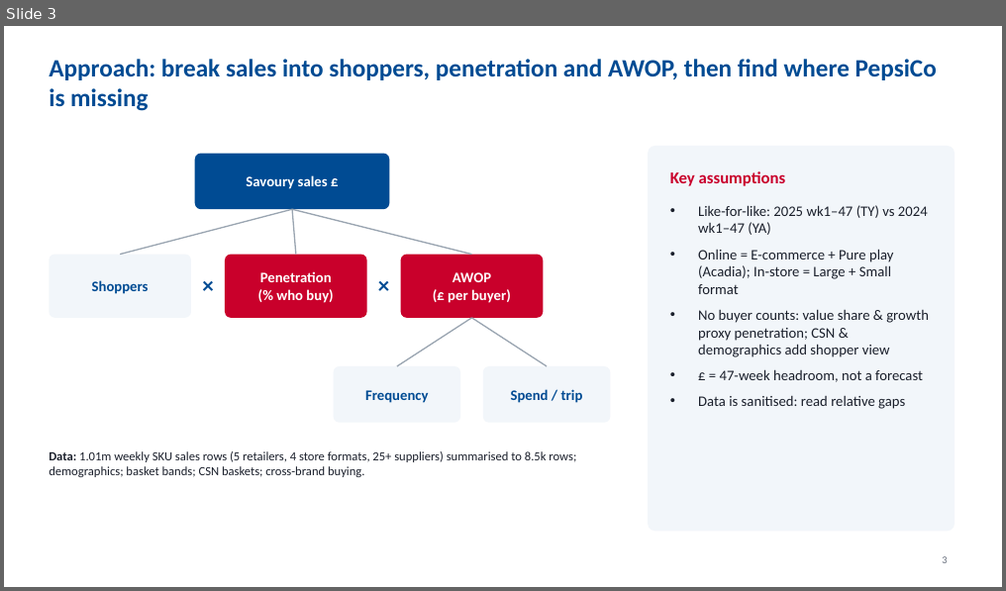
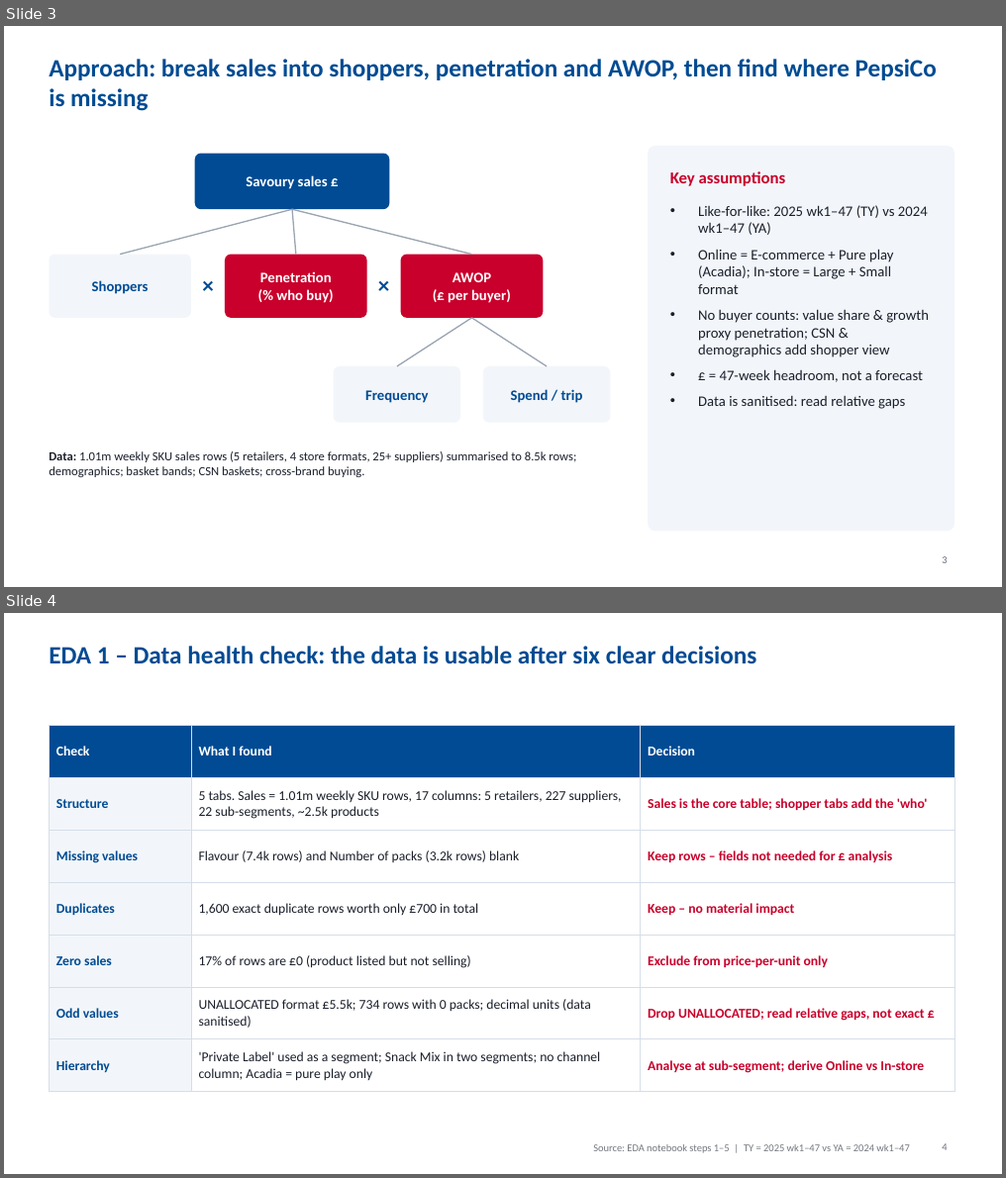
Before and after one commit to harshjunekumar/test-sample, a slide deck: case_study/PepsiCo_Savoury_Case_Study_Deck.pptx. Shown one above the other, each under a label of ours: slide 3 before the commit, slides 3 and 4 after it. The pictures are 1006x591 and 1006x1178 pixels, drawn with LibreOffice and Linux fonts; fonts in the diff are those of the drawing. Boxes give left, top, right and bottom in pixels: in the first picture for what was removed or moved away, otherwise in the second. Text is boxed around its words. In the diff, an @@ line names an element or a change of style, - is before the commit and + after.

```diff
--- a/case_study/PepsiCo_Savoury_Case_Study_Deck.pptx
+++ b/case_study/PepsiCo_Savoury_Case_Study_Deck.pptx
@@ slide 4 added at [4,613,1002,1174], background #FFFFFF @@
@@ title added at [49,646,756,664], 24 pt, text #004B93, bold @@
+EDA 1 – Data health check: the data is usable after six clear decisions
@@ table added at [49,725,954,1085], 7 rows, 3 columns @@
+Check | What I found | Decision
+Structure | 5 tabs. Sales = 1.01m weekly SKU rows, 17 columns: 5 retailers, 227 suppliers, 22 sub-segments, ~2.5k products | Sales is the core table; shopper tabs add the 'who'
+Missing values | Flavour (7.4k rows) and Number of packs (3.2k rows) blank | Keep rows – fields not needed for £ analysis
+Duplicates | 1,600 exact duplicate rows worth only £700 in total | Keep – no material impact
+Zero sales | 17% of rows are £0 (product listed but not selling) | Exclude from price-per-unit only
+Odd values | UNALLOCATED format £5.5k; 734 rows with 0 packs; decimal units (data sanitised) | Drop UNALLOCATED; read relative gaps, not exact £
+Hierarchy | 'Private Label' used as a segment; Snack Mix in two segments; no channel column; Acadia = pure play only | Analyse at sub-segment; derive Online vs In-store
@@ text added at [593,1145,909,1154], 10 pt, text #1A1F2B at 60% opacity @@
+Source: EDA notebook steps 1–5 | TY = 2025 wk1–47 vs YA = 2024 wk1–47
@@ page number added at [942,1144,946,1151], 10 pt, text #6B7280 @@
+4
```
Also in this commit, not shown: 4 slides changed, 2 other slides added, 2 other files.
